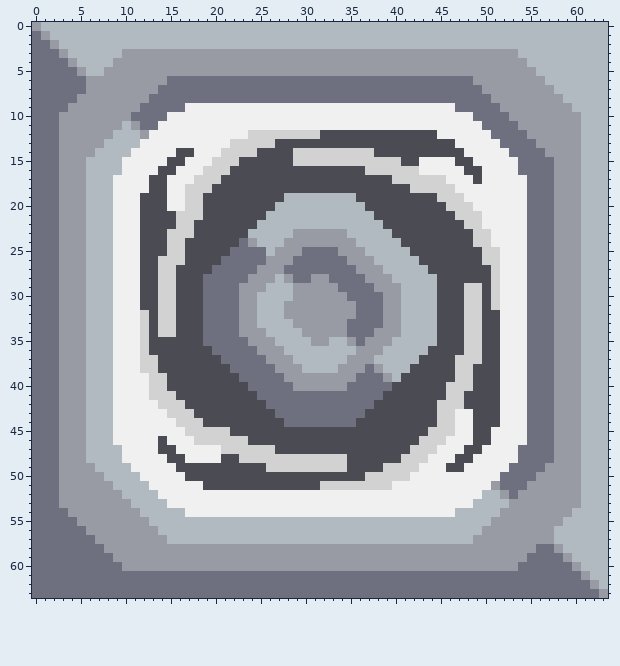
File history of a pixel-art sprite, sprites/blocks/cotton-wool-mixer.png. The picture above is the old version.
The file is 64x64 pixels.
After:
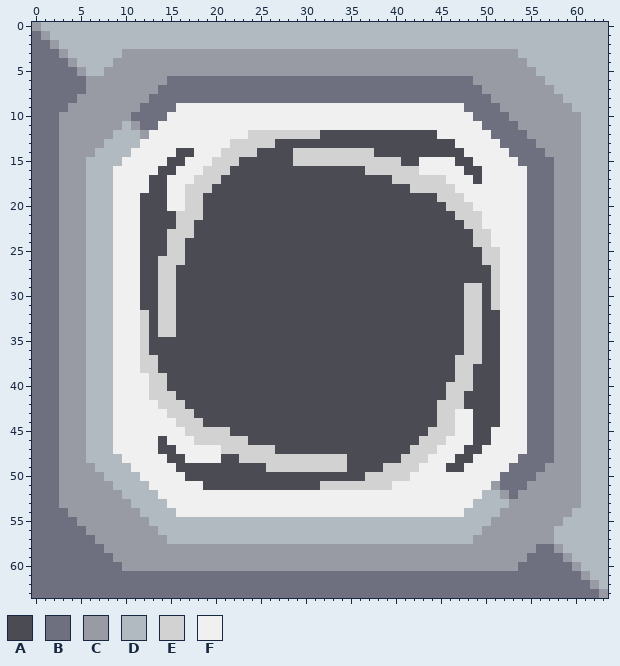
Palette (. is transparent): A #4a4b53  B #6e7080  C #989aa4  D #b0bac0  E #d2d2d2  F #f0f0f0
Change:
Colour A replaces colour B in row 24 at x 23; in row 25 at x 22 to 25 and 30 to 33; in row 26 at x 21 to 25 and 29 to 34; in row 27 at x 20 to 24 and 28 to 35; in row 28 at x 19 to 23, 29 to 30 and 33 to 36; in row 29 at x 19 to 22 and 34 to 37.
Colour A replaces colour B in row 30 at x 19 to 22 and 35 to 38; in rows 31 to 32 at x 19 to 22 and 36 to 38; in row 33 at x 19 to 22 and 35 to 38; in row 34 at x 19 to 22 and 35 to 37; in row 35 at x 19 to 23 and 36; in row 36 at x 20 to 24.
Colour A replaces colour B in row 37 at x 21 to 25; in row 38 at x 22 to 26 and 37; in row 39 at x 23 to 27 and 36 to 38; in row 40 at x 24 to 28 and 35 to 39; in row 41 at x 25 to 38; in row 42 at x 26 to 37.
Colour A replaces colour B in row 43 at x 27 to 36; in row 44 at x 28 to 35.
Colour A replaces colour C in row 23 at x 29 to 34; in row 24 at x 24 and 28 to 35; in row 25 at x 27 to 29 and 34 to 36; in row 26 at x 26 to 28 and 35 to 37; in row 27 at x 25 to 27 and 36 to 38; in row 28 at x 24 to 26, 28, 31 to 32 and 37 to 39.
Colour A replaces colour C in row 29 at x 23 to 25, 29 to 33 and 38 to 40; in row 30 at x 23 to 24, 29 to 34 and 39 to 40; in rows 31 to 32 at x 23 to 24, 28 to 35 and 39 to 40; in row 33 at x 23 to 24, 29 to 34 and 39 to 40; in row 34 at x 23 to 25, 30 to 34 and 38 to 40; in row 35 at x 24 to 26, 31 to 32, 35 and 37 to 39.
Colour A replaces colour C in row 36 at x 25 to 27 and 36 to 38; in row 37 at x 26 to 28 and 35 to 37; in row 38 at x 27 to 29, 34 to 36 and 38; in row 39 at x 28 to 35 and 39; in row 40 at x 29 to 34.
Colour A replaces colour D in row 19 at x 28 to 35; in row 20 at x 27 to 36; in row 21 at x 26 to 37; in row 22 at x 25 to 38; in row 23 at x 24 to 28 and 35 to 39; in row 24 at x 25 to 27 and 36 to 40.
Colour A replaces colour D in row 25 at x 26 and 37 to 41; in row 26 at x 38 to 42; in row 27 at x 39 to 43; in row 28 at x 27 and 40 to 44; in row 29 at x 26 to 28 and 41 to 44; in row 30 at x 25 to 28 and 41 to 44.
Colour A replaces colour D in rows 31 to 32 at x 25 to 27 and 41 to 44; in row 33 at x 25 to 28 and 41 to 44; in row 34 at x 26 to 29 and 41 to 44; in row 35 at x 27 to 30, 33 to 34 and 40 to 44; in row 36 at x 28 to 35 and 39 to 43; in row 37 at x 29 to 34 and 38 to 42.
Colour A replaces colour D in row 38 at x 30 to 33 and 39 to 41; in row 39 at x 40.
Colour F replaces colour B in row 9 at x 16 and 47; in row 16 at x 54; in row 47 at x 54.
Colour F replaces colour D in row 16 at x 9; in row 47 at x 9; in row 54 at x 16 and 47.
